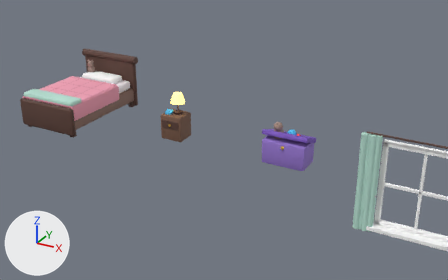
Before and after pictures for a commit that changed the glTF model 3d/assets/dina_room.glb.
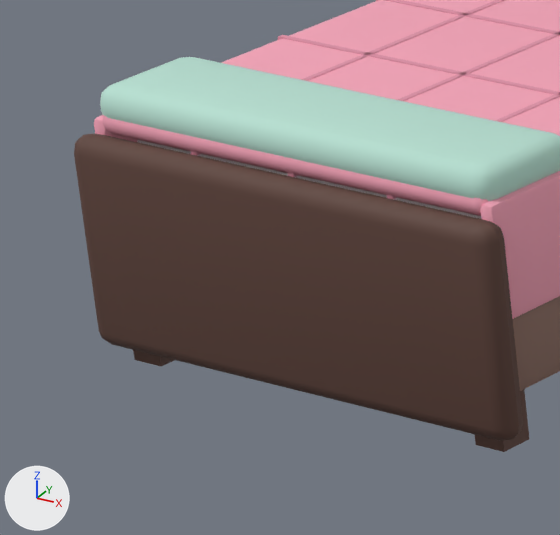
There are two pictures of each version: one from a 50 mm lens placed at (9.45, -10.33, 5.34), pointed at (3.49, 0.52, -0.08), one close up on the part from 2% to 18% of the width and 29% to 53% of the height. Arrows for +X, +Y and +Z are at lower left; the lights stay in place. The last two pictures show the newer version. Where no turn or scale is listed for an object, it has been applied to the vertices. Vertices at exactly the same position are counted once.

Names of what the first close-up shows: 'Bed_mesh', 'Quilt'.
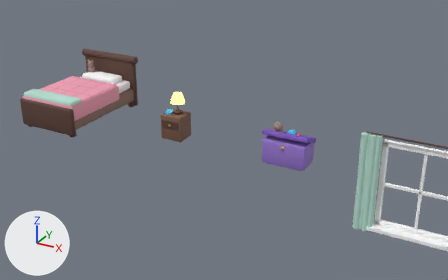
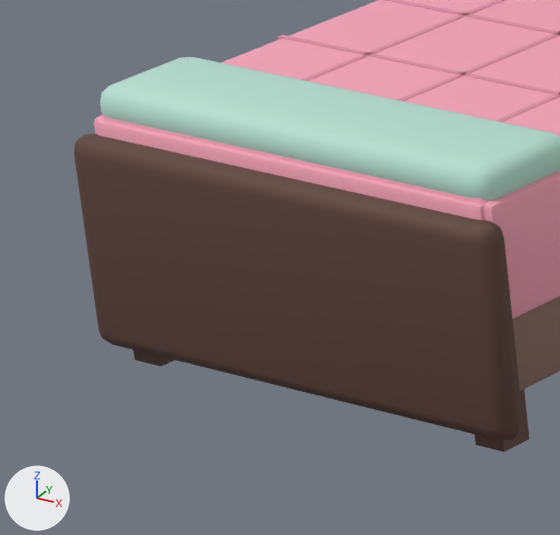
Boxes [x1, y1, x2, y2] around the edits, measured in the close-ups (560 x 535 px):
part 1 of me_quilt, built on
    after: [96, 112, 491, 220]

Diff of the bpy script that builds the scene:
```diff
--- a/3d/assets/dina_room.glb.py
+++ b/3d/assets/dina_room.glb.py
@@ me_quilt @@
 # used by ob_quilt; location = (0.0, -1.1, 0.7)
-me_quilt.from_pydata(...)  # 360 vertices, 676 faces; spans x -0.71..0.71, y 0.0..1.6, z -0.33..0.1
+me_quilt.from_pydata(...)  # 416 vertices, 784 faces; spans x -0.71..0.71, y -0.01..1.6, z -0.33..0.1
+# me_quilt part 1: 2 vertices moved within x -0.67..0.67, y 0.03, z -0.01; 56 vertices added at x -0.69..0.69, y -0.01..0.03, z -0.33..0.01
 me_quilt.materials.append(mat_quilt)
```
